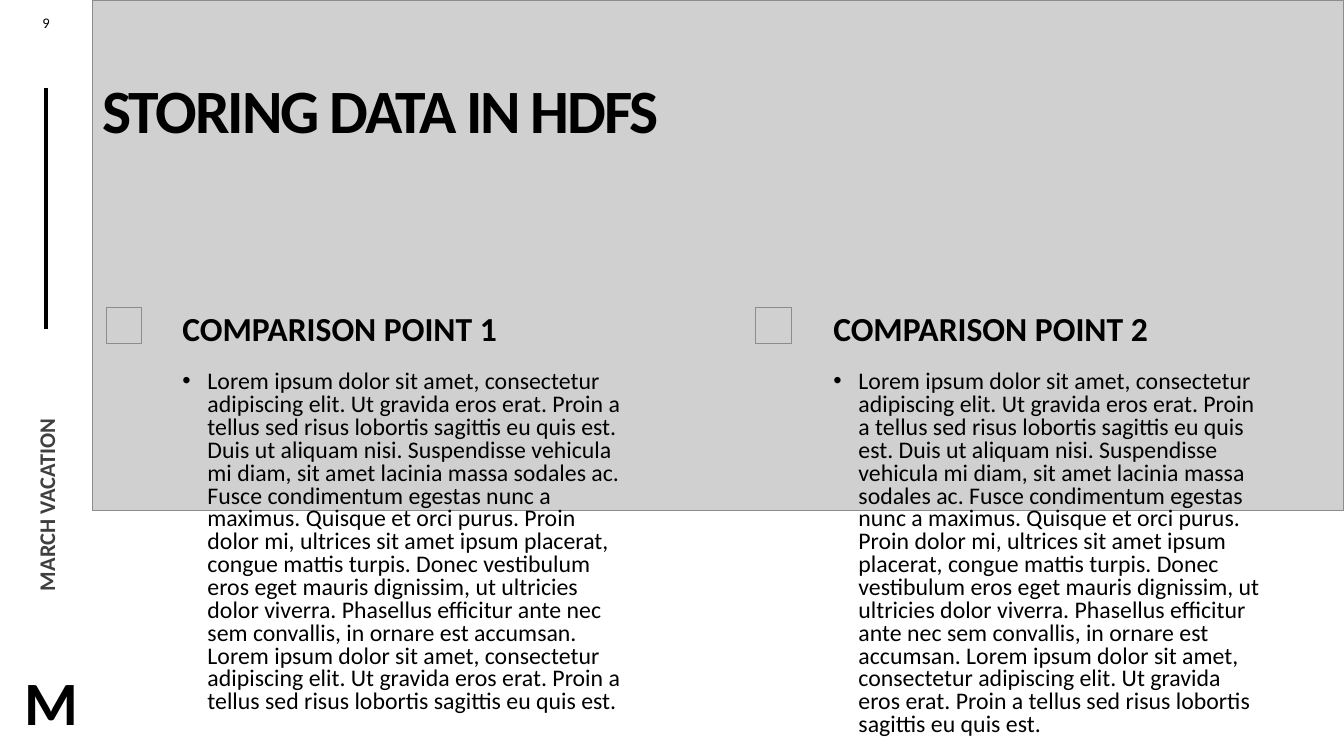
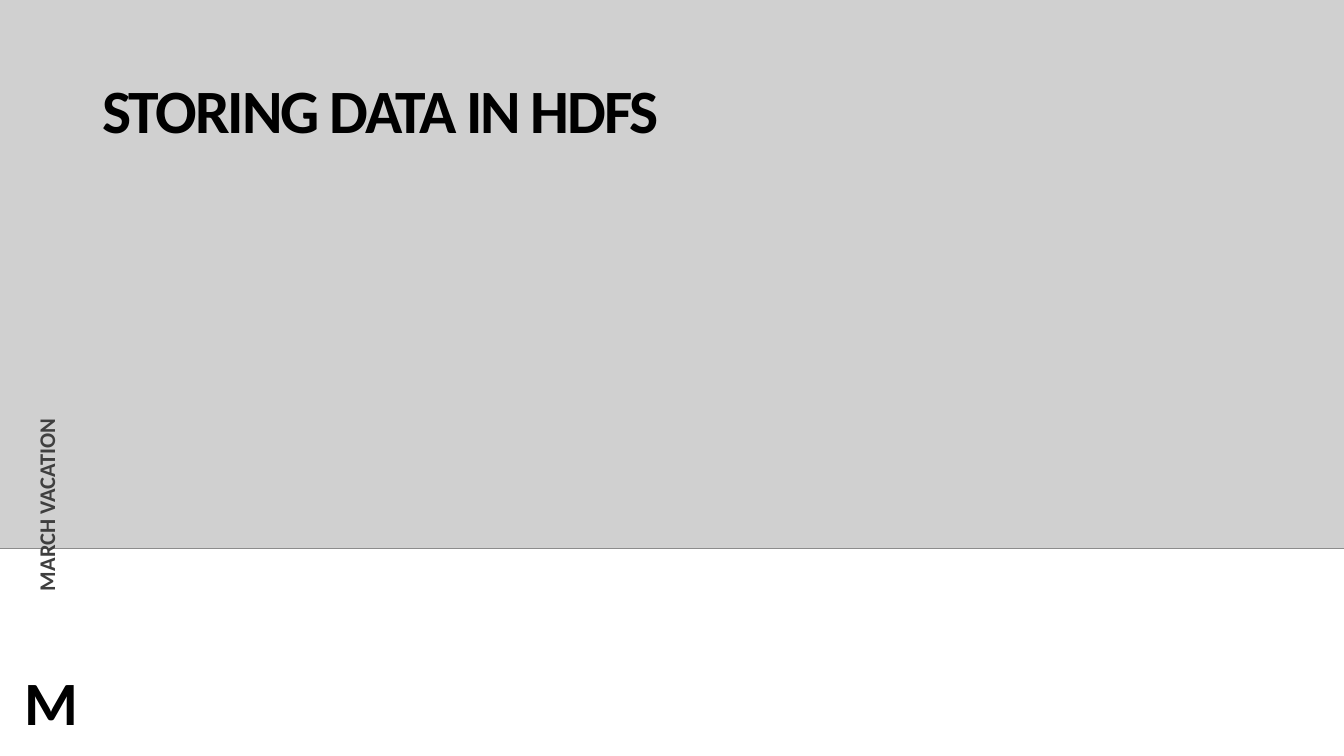
Before and after one commit to Poojashrees3/hadoop-clusters-travel, a slide deck: slide 9 of March vacation.pptx. Drawn at 1344x756 pixels with LibreOffice and Linux fonts; fonts in the diff are those of the drawing; grey boxes stand for pictures. Boxes give left, top, right and bottom in pixels: in the first picture for what was removed or moved away, otherwise in the second. Text is boxed around its words. In the diff, an @@ line names an element or a change of style, - is before the commit and + after.

```diff
--- a/March vacation.pptx
+++ b/March vacation.pptx
@@ picture: place and size @@
-picture at [93,0,1344,510]
+picture at [0,0,1344,548]
@@ page number removed at [42,18,49,28] @@
-9
@@ line removed from (46, 330) to (46, 88) @@
@@ rectangle removed at [93,295,153,356] @@
@@ picture removed at [106,308,141,343] @@
@@ text removed at [182,319,497,342] @@
-COMPARISON POINT 1
@@ picture removed at [756,308,791,343] @@
@@ text removed at [833,319,1148,342] @@
-COMPARISON POINT 2
@@ text removed at [207,372,620,713] @@
-• Lorem ipsum dolor sit amet, consectetur adipiscing elit. Ut gravida eros erat. Proin a tellus sed risus lobortis sagittis eu quis est. Duis ut aliquam nisi. Suspendisse vehicula mi diam, sit amet lacinia massa sodales ac. Fusce condimentum egestas nunc a maximus. Quisque et orci purus. Proin dolor mi, ultrices sit amet ipsum placerat, congue mattis turpis. Donec vestibulum eros eget mauris dignissim, ut ultricies dolor viverra. Phasellus efficitur ante nec sem convallis, in ornare est accumsan. Lorem ipsum dolor sit amet, consectetur adipiscing elit. Ut gravida eros erat. Proin a tellus sed risus lobortis sagittis eu quis est.
@@ text removed at [858,372,1259,736] @@
-• Lorem ipsum dolor sit amet, consectetur adipiscing elit. Ut gravida eros erat. Proin a tellus sed risus lobortis sagittis eu quis est. Duis ut aliquam nisi. Suspendisse vehicula mi diam, sit amet lacinia massa sodales ac. Fusce condimentum egestas nunc a maximus. Quisque et orci purus. Proin dolor mi, ultrices sit amet ipsum placerat, congue mattis turpis. Donec vestibulum eros eget mauris dignissim, ut ultricies dolor viverra. Phasellus efficitur ante nec sem convallis, in ornare est accumsan. Lorem ipsum dolor sit amet, consectetur adipiscing elit. Ut gravida eros erat. Proin a tellus sed risus lobortis sagittis eu quis est.
```
Also in this commit, not shown: 13 other slides changed, 1 slide added, 1 slide removed, 5 other files.
